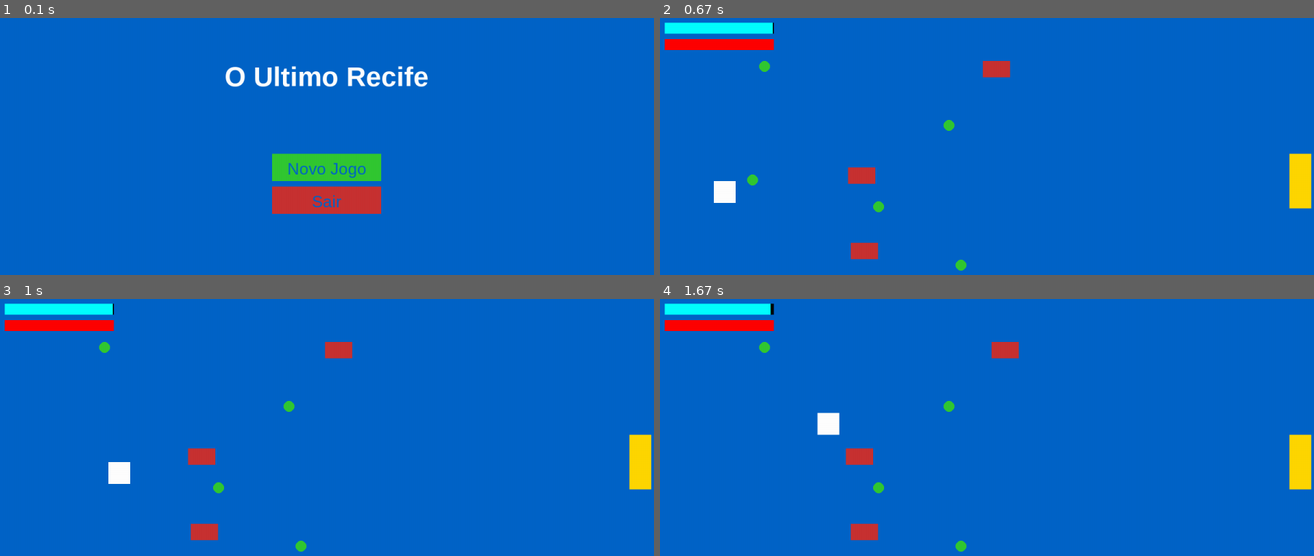
Above: before the commit, frames 1-4 (two rows, left to right).
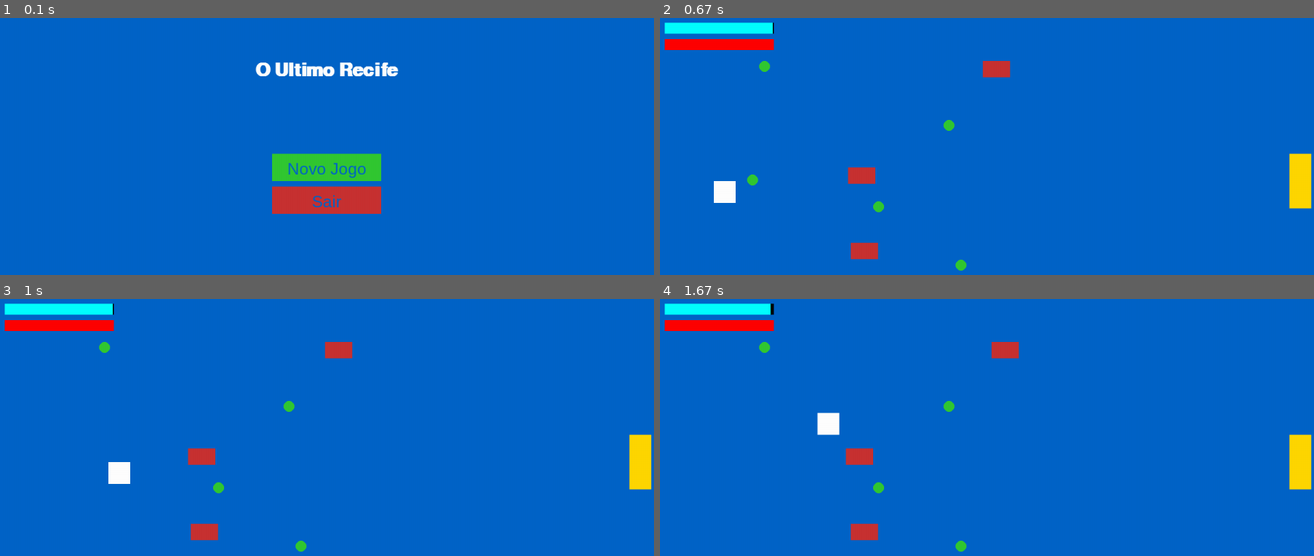
Above: after the commit, the same moments.

Repository: josecjunior7/The_Last_Recife
Game: pygame game, started from main.py
The game is run twice, just before and just after one commit, with the same random seed, the same clock (stepped at 60 frames per second) and the same inputs.
Inputs (mouse positions are in pixels of both pictures, inside the frame that each line leads up to):
- Up to frame 1 (0.1 s): no input
- Up to frame 2 (0.67 s): click "Novo Jogo" at 0.38 s
- Up to frame 3 (1 s): hold Right from 0.67 s (still down); move the mouse to (300, 512) at 0.7 s
- Up to frame 4 (1.67 s): release Right at 1.13 s; hold Up 1.17-1.47 s; hold Right from 1.5 s (still down)

The runs differ from the first frame. In frame 1, 1.6% of the frame differs, in the area x 34-66%, y 17-27%; in frame 2, nothing differs; in frame 3, nothing differs; in frame 4, nothing differs.

Commit message:
change font

Diff:
--- a/src/scenes/menu.py
+++ b/src/scenes/menu.py
@@ -4,7 +4,7 @@
 
 pygame.init()
 
-fonte_titulo = pygame.font.SysFont("arial", 50, bold=True)
+fonte_titulo = pygame.font.SysFont("fonts/assets/Creepster-Regular.ttf", 50, bold=True)
 fonte_opcoes = pygame.font.SysFont("arial", 30)
 
 def desenhar_texto(tela, texto, fonte, cor, x, y):
